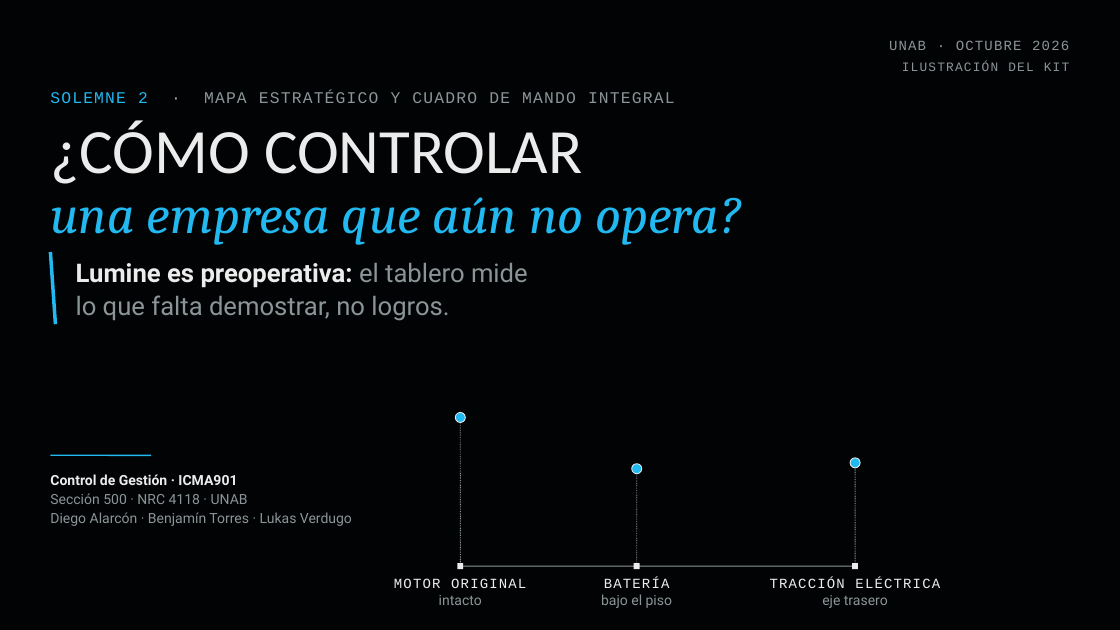
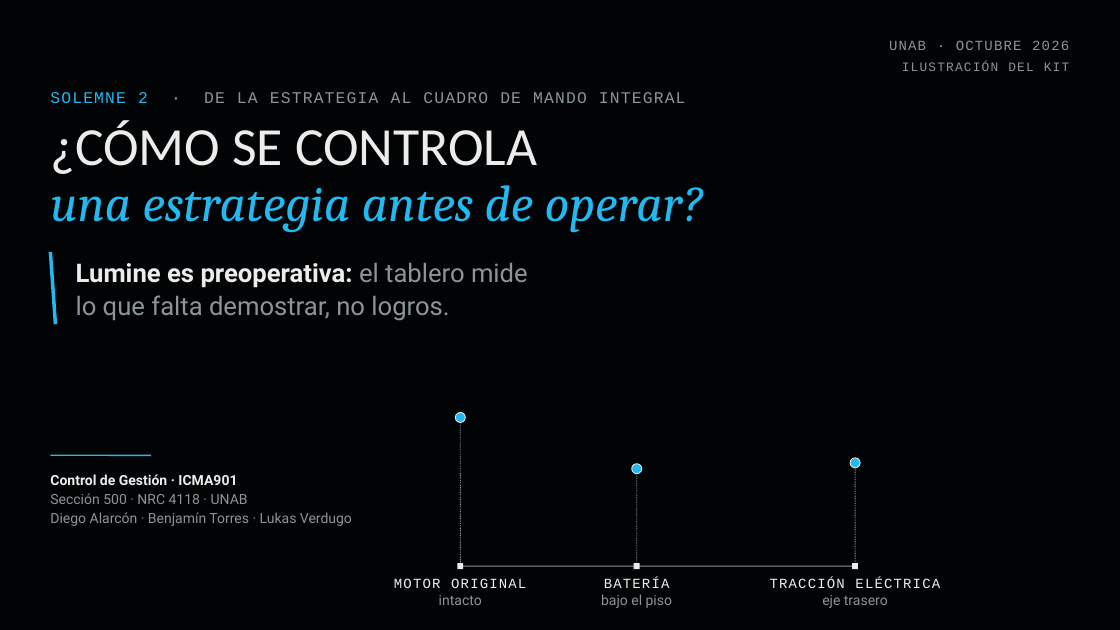
Before and after one commit to diegoaam0109-ux/lumine, a slide deck: slide 1 of solemne-2/Lumine_Solemne2_CMI_Control_de_Gestion.pptx. Drawn at 1120x630 pixels with LibreOffice and Linux fonts; fonts in the diff are those of the drawing; background and template pictures are left out. Boxes give left, top, right and bottom in pixels: in the first picture for what was removed or moved away, otherwise in the second. Text is boxed around its words. In the diff, an @@ line names an element or a change of style, - is before the commit and + after.

```diff
--- a/solemne-2/Lumine_Solemne2_CMI_Control_de_Gestion.pptx
+++ b/solemne-2/Lumine_Solemne2_CMI_Control_de_Gestion.pptx
@@ text at (50, 92, 686, 103): text changed @@
-SOLEMNE 2 · MAPA ESTRATÉGICO Y CUADRO DE MANDO INTEGRAL
+SOLEMNE 2 · DE LA ESTRATEGIA AL CUADRO DE MANDO INTEGRAL
@@ title at (50, 121, 703, 233): text changed; size 46 to 44 pt @@
-¿CÓMO CONTROLAR
-una empresa que aún no opera?
+¿CÓMO SE CONTROLA
+una estrategia antes de operar?
```
Also in this commit, not shown: 6 other slides changed, 24 slides added, 15 slides removed, 9 other files.
